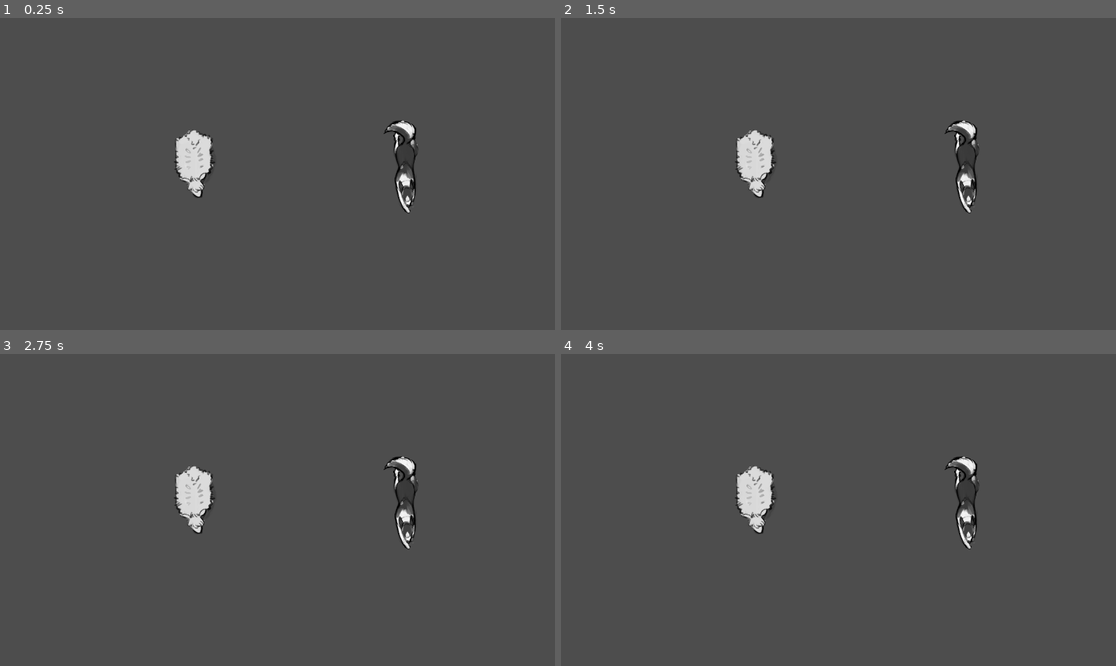
Above: before the commit, frames 1-4 (two rows, left to right).
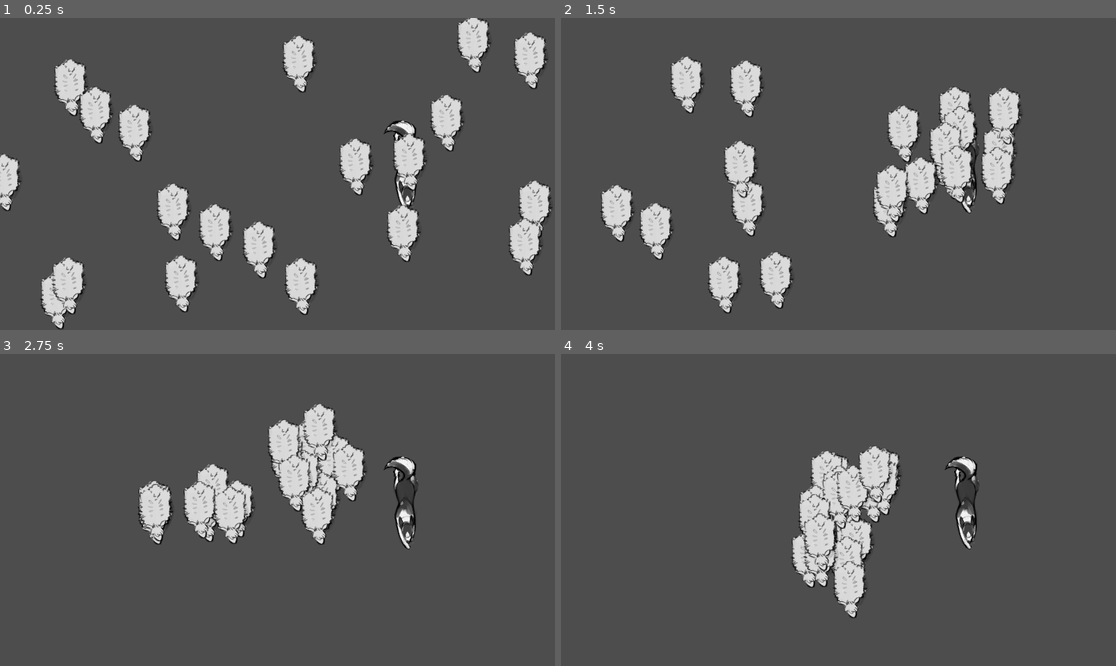
Above: after the commit, the same moments.

Repository: Nowan/slavic-game-jam-2024
Game: Godot game, scene res://src/scenes/main/MainScene.tscn
Same seed, same stepped clock (60 frames per second), same inputs: the game is played once before the commit and once after it. Before the commit the project has no main scene; this scene is started directly in both runs.
Inputs (mouse positions are in pixels of both pictures, inside the frame that each line leads up to):
- Up to frame 1 (0.25 s): no input
- Up to frame 2 (1.5 s): move the mouse to (960, 158) at 0.52 s; click (960, 158) at 0.67 s; move the mouse to (727, 189) at 1.27 s; click (727, 189) at 1.42 s
- Up to frame 3 (2.75 s): move the mouse to (333, 441) at 2.02 s; click (333, 441) at 2.17 s
- Up to frame 4 (4 s): move the mouse to (810, 572) at 2.77 s; click (810, 572) at 2.92 s; move the mouse to (1005, 556) at 3.52 s; click (1005, 556) at 3.67 s

The runs differ from the first frame. In frame 1, 15% of the frame differs, in the area x 0-100%, y 0-100%; in frame 2, 12%; in frame 3, 7.2%; in frame 4, 7.0%.

Commit message:
added Flock node with borrowed Boid physics

Diff:
--- a/project.godot
+++ b/project.godot
@@ -11,6 +11,7 @@
 [application]
 
 config/name="Slavic Game Jam 2024"
+run/main_scene="res://src/scenes/flock/Flock.tscn"
 config/features=PackedStringArray("4.3", "Forward Plus")
 config/icon="res://icon.svg"
 
--- /dev/null
+++ b/src/scenes/flock/Boid.gd
@@ -0,0 +1,97 @@
+extends CharacterBody2D
+
+@export var max_speed: = 200.0
+@export var mouse_follow_force: = 0.05
+@export var cohesion_force: = 0.05
+@export var algin_force: = 0.05
+@export var separation_force: = 0.05
+@export var view_distance := 50.0
+@export var avoid_distance := 20.0
+
+
+var _width = ProjectSettings.get_setting("display/window/size/viewport_width")
+var _height = ProjectSettings.get_setting("display/window/size/viewport_height")
+
+var _flock: Array = []
+var _mouse_target: Vector2
+var _velocity: Vector2
+
+
+func _ready():
+	randomize()
+	_velocity = Vector2(randf_range(-1, 1), randf_range(-1, 1)).normalized() * max_speed
+	_mouse_target = get_random_target()
+
+
+func _on_FlockView_body_entered(body: PhysicsBody2D):
+	if self != body:
+		_flock.append(body)
+
+
+func _on_FlockView_body_exited(body: PhysicsBody2D):
+
+	_flock.remove_at(_flock.find(body))
+
+
+func _input(event):
+	if event is InputEventMouseButton:
+		if event.get_button_index() == MOUSE_BUTTON_LEFT:
+			_mouse_target = event.position
+		elif event.get_button_index() == MOUSE_BUTTON_RIGHT:
+			_mouse_target = get_random_target()
+
+
+func _physics_process(_delta):
+	var mouse_vector = Vector2.ZERO
+	if _mouse_target != Vector2.INF:
+		mouse_vector = global_position.direction_to(_mouse_target) * max_speed * mouse_follow_force
+
+	# get cohesion, alginment, and separation vectors
+	var vectors = get_flock_status(_flock)
+
+	# steer towards vectors
+	var cohesion_vector = vectors[0] * cohesion_force
+	var align_vector = vectors[1] * algin_force
+	var separation_vector = vectors[2] * separation_force
+
+	var acceleration = cohesion_vector + align_vector + separation_vector + mouse_vector
+
+	_velocity = (_velocity + acceleration).limit_length(max_speed)
+
+	set_velocity(_velocity)
+	move_and_slide()
+	_velocity = velocity
+
+
+func get_flock_status(flock: Array):
+	var center_vector: = Vector2()
+	var flock_center: = Vector2()
+	var align_vector: = Vector2()
+	var avoid_vector: = Vector2()
+
+	for f in flock:
+		var neighbor_pos: Vector2 = f.global_position
+
+		align_vector += f._velocity
+		flock_center += neighbor_pos
+
+		var d = global_position.distance_to(neighbor_pos)
+		if d > 0 and d < avoid_distance:
+			avoid_vector -= (neighbor_pos - global_position).normalized() * (avoid_distance / d * max_speed)
+
+	var flock_size = flock.size()
+	if flock_size:
+		align_vector /= flock_size
+		flock_center /= flock_size
+
+
+		var center_dir = global_position.direction_to(flock_center)
+		var center_speed = max_speed * (global_position.distance_to(flock_center) / $FlockView/ViewRadius.shape.radius)
+		center_vector = center_dir * center_speed
+
+	return [center_vector, align_vector, avoid_vector]
+
+
+func get_random_target():
+	randomize()
+	return Vector2(randf_range(0, _width), randf_range(0, _height))
--- /dev/null
+++ b/src/scenes/flock/Flag.gd
@@ -0,0 +1,14 @@
+extends Node2D
+
+
+func _init():
+	visible = false
+
+
+func _input(event):
+	if event is InputEventMouseButton:
+		if event.get_button_index() == MOUSE_BUTTON_LEFT:
+			visible = true
+			position = event.position
+		elif event.get_button_index() == MOUSE_BUTTON_RIGHT:
+			visible = false
--- /dev/null
+++ b/src/scenes/flock/Flag.tscn
@@ -0,0 +1,6 @@
+[gd_scene load_steps=2 format=3 uid="uid://btjjjdcw62awa"]
+
+[ext_resource type="Script" path="res://src/scenes/flock/Flag.gd" id="1"]
+
+[node name="Flag" type="Node2D"]
+script = ExtResource("1")
--- /dev/null
+++ b/src/scenes/flock/Flock.gd
@@ -0,0 +1,15 @@
+extends Node2D
+
+@export var boids: int = 20
+@export var Boid: PackedScene
+
+var _width = ProjectSettings.get_setting("display/window/size/viewport_width")
+var _height = ProjectSettings.get_setting("display/window/size/viewport_height")
+
+
+func _ready():
+	for _i in range(boids):
+		randomize()
+		var boid = Boid.instantiate()
+		boid.position = Vector2(randf_range(0, _width), randf_range(0, _height))
+		add_child(boid)
--- /dev/null
+++ b/src/scenes/flock/Flock.tscn
@@ -0,0 +1,8 @@
+[gd_scene load_steps=3 format=3 uid="uid://cj714i0x5xo5e"]
+
+[ext_resource type="Script" path="res://src/scenes/flock/Flock.gd" id="1_rx7xh"]
+[ext_resource type="PackedScene" uid="uid://bvillbq0e0oqg" path="res://src/scenes/sheep/Sheep.tscn" id="2_0tr7b"]
+
+[node name="Flock" type="Node2D"]
+script = ExtResource("1_rx7xh")
+Boid = ExtResource("2_0tr7b")
--- /dev/null
+++ b/src/scenes/flock/ViewRadius.gd
@@ -0,0 +1,4 @@
+extends CollisionShape2D
+
+func _ready():
+	shape.radius = get_parent().get_parent().view_distance
--- a/src/scenes/main/MainScene.tscn
+++ b/src/scenes/main/MainScene.tscn
@@ -1,14 +1,11 @@
-[gd_scene load_steps=4 format=3 uid="uid://d3nfw6bamspff"]
+[gd_scene load_steps=3 format=3 uid="uid://d3nfw6bamspff"]
 
 [ext_resource type="PackedScene" uid="uid://mwmynyrns760" path="res://src/scenes/dog/Dog.tscn" id="1_7h8kt"]
-[ext_resource type="Script" path="res://src/scenes/main/main_scene.gd" id="1_c10au"]
-[ext_resource type="PackedScene" uid="uid://bvillbq0e0oqg" path="res://src/scenes/sheep/Sheep.tscn" id="3_e26ju"]
+[ext_resource type="PackedScene" uid="uid://cj714i0x5xo5e" path="res://src/scenes/flock/Flock.tscn" id="3_7h8jx"]
 
 [node name="Main" type="Node2D"]
-script = ExtResource("1_c10au")
 
 [node name="Dog" parent="." instance=ExtResource("1_7h8kt")]
 position = Vector2(841, 309)
 
-[node name="Sheep" parent="." instance=ExtResource("3_e26ju")]
-position = Vector2(404, 305)
+[node name="Flock" parent="." instance=ExtResource("3_7h8jx")]
--- a/src/scenes/sheep/Sheep.tscn
+++ b/src/scenes/sheep/Sheep.tscn
@@ -1,23 +1,32 @@
-[gd_scene load_steps=4 format=3 uid="uid://bvillbq0e0oqg"]
+[gd_scene load_steps=6 format=3 uid="uid://bvillbq0e0oqg"]
 
-[ext_resource type="Texture2D" uid="uid://bd2q2iw2i61pf" path="res://assets/Sheep/placeholder.png" id="1_5bl67"]
+[ext_resource type="Script" path="res://src/scenes/flock/Boid.gd" id="1_vrejd"]
+[ext_resource type="Texture2D" uid="uid://bd2q2iw2i61pf" path="res://assets/Sheep/placeholder.png" id="2_bbuec"]
+[ext_resource type="Script" path="res://src/scenes/flock/ViewRadius.gd" id="3_nljcv"]
 
-[sub_resource type="CapsuleShape2D" id="CapsuleShape2D_ukvr5"]
-radius = 137.948
-height = 462.655
+[sub_resource type="CapsuleShape2D" id="CapsuleShape2D_xtgww"]
+radius = 2.05486
+height = 4.10973
 
-[sub_resource type="CircleShape2D" id="CircleShape2D_ga8hs"]
-radius = 563.816
+[sub_resource type="CircleShape2D" id="CircleShape2D_lov48"]
+radius = 65.0
 
-[node name="Sheep" type="Sprite2D"]
-scale = Vector2(0.3, 0.3)
-texture = ExtResource("1_5bl67")
+[node name="CharacterBody2D" type="CharacterBody2D"]
+script = ExtResource("1_vrejd")
 
-[node name="SheepArea" type="Area2D" parent="."]
+[node name="Sprite" type="Sprite2D" parent="."]
+position = Vector2(0.0284538, -0.238901)
+scale = Vector2(0.251141, 0.251711)
+texture = ExtResource("2_bbuec")
 
-[node name="SheepHitbox" type="CollisionShape2D" parent="SheepArea"]
-position = Vector2(-2.12227, -8.48908)
-shape = SubResource("CapsuleShape2D_ukvr5")
+[node name="CollisionShape2D" type="CollisionShape2D" parent="."]
+position = Vector2(0, 1.19361)
+shape = SubResource("CapsuleShape2D_xtgww")
 
-[node name="SheepScarebox" type="CollisionShape2D" parent="SheepArea"]
-shape = SubResource("CircleShape2D_ga8hs")
+[node name="FlockView" type="Area2D" parent="."]
+collision_layer = 0
+monitorable = false
+
+[node name="ViewRadius" type="CollisionShape2D" parent="FlockView"]
+shape = SubResource("CircleShape2D_lov48")
+script = ExtResource("3_nljcv")
